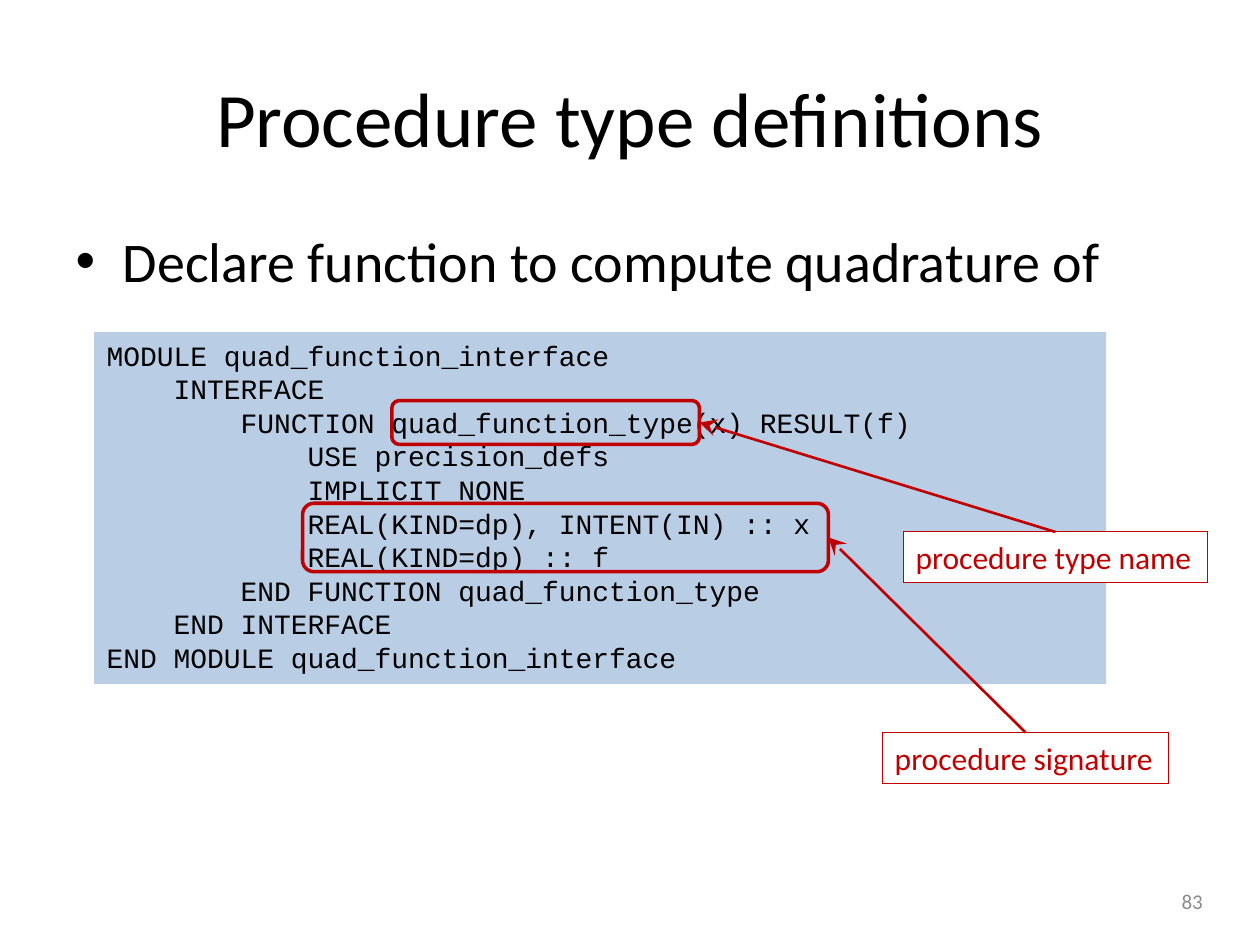
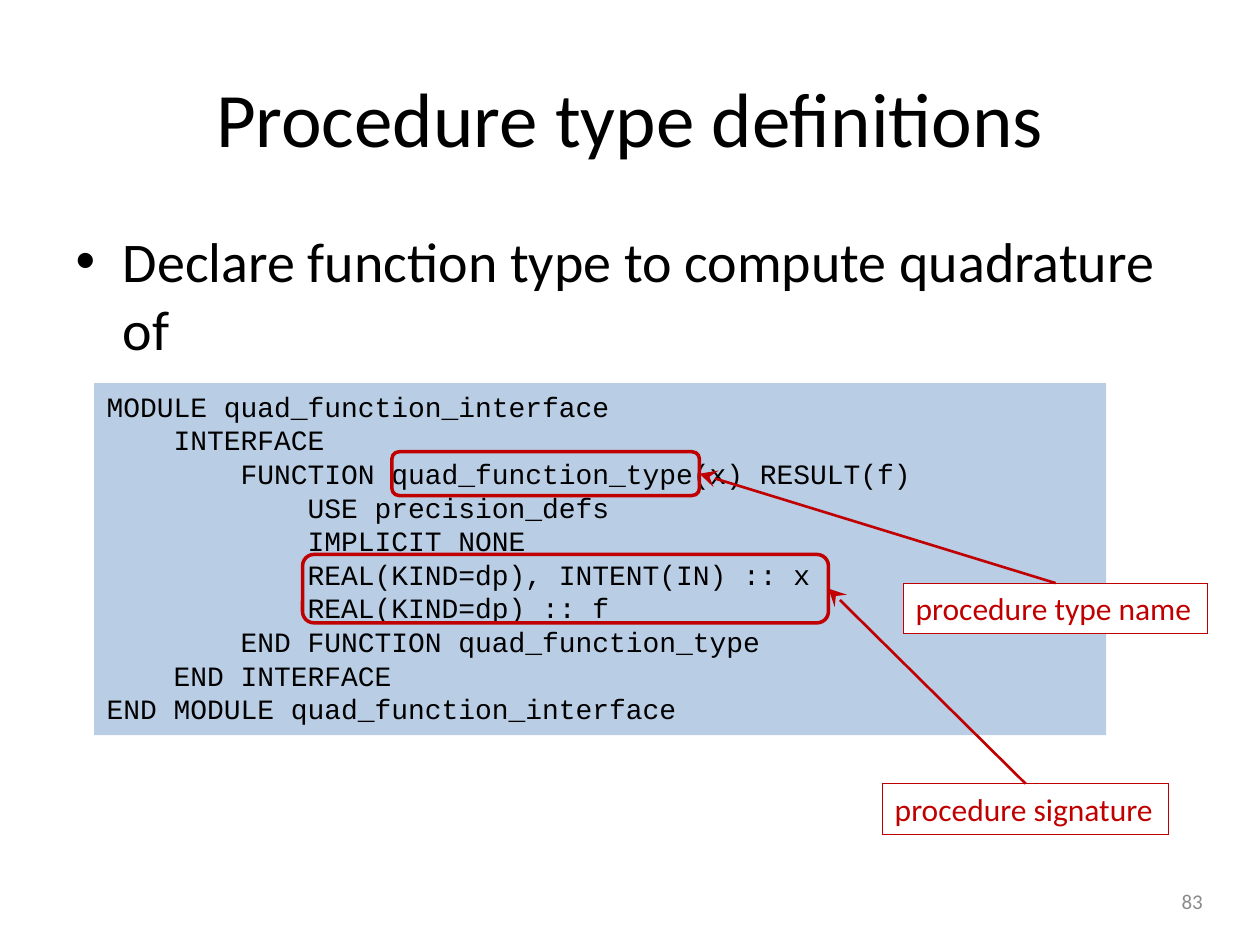
Before and after one commit to gjbex/Fortran-for-programmers, a slide deck: slide 83 of fortran_for_programmers.pptx. Drawn at 1260x945 pixels with LibreOffice and Linux fonts; fonts in the diff are those of the drawing. Boxes give left, top, right and bottom in pixels: in the first picture for what was removed or moved away, otherwise in the second. Text is boxed around its words. In the diff, an @@ line names an element or a change of style, - is before the commit and + after.

Commit message:
Fix typos

```diff
--- a/fortran_for_programmers.pptx
+++ b/fortran_for_programmers.pptx
@@ text at box(123, 243, 1154, 351): text changed @@
-• Declare function to compute quadrature of
+• Declare function type to compute quadrature of
@@ 3 rectangles, 2 rounded rectangles, 2 arrows: place and size @@
-3 rectangles, 2 rounded rectangles, 2 arrows at box(94, 333, 1208, 782)
+3 rectangles, 2 rounded rectangles, 2 arrows at box(94, 383, 1208, 834)
```
Also in this commit, not shown: 5 other slides changed.
